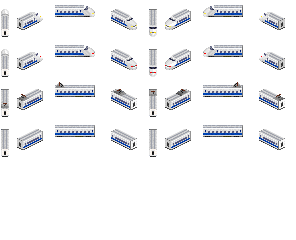
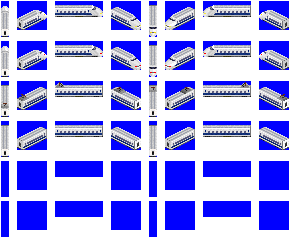
The second 296x240 image is a revision of the first. Changes to its layers:
showed group "12" (5 layers) over [1, 1, 289, 237]
added layer "2cc 12" in group "12" over [23, 13, 282, 148]
hid group "10" (5 layers) over [1, 1, 289, 237]
added layer "Blue" over [1, 1, 289, 237]
